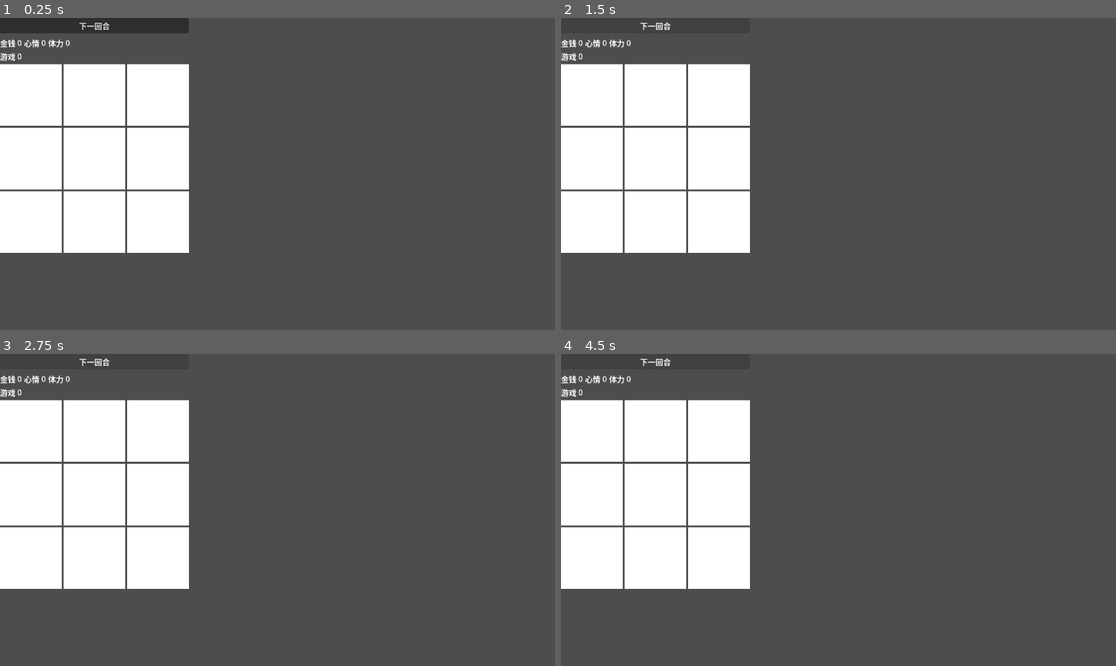
Above: before the commit, frames 1-4 (two rows, left to right).
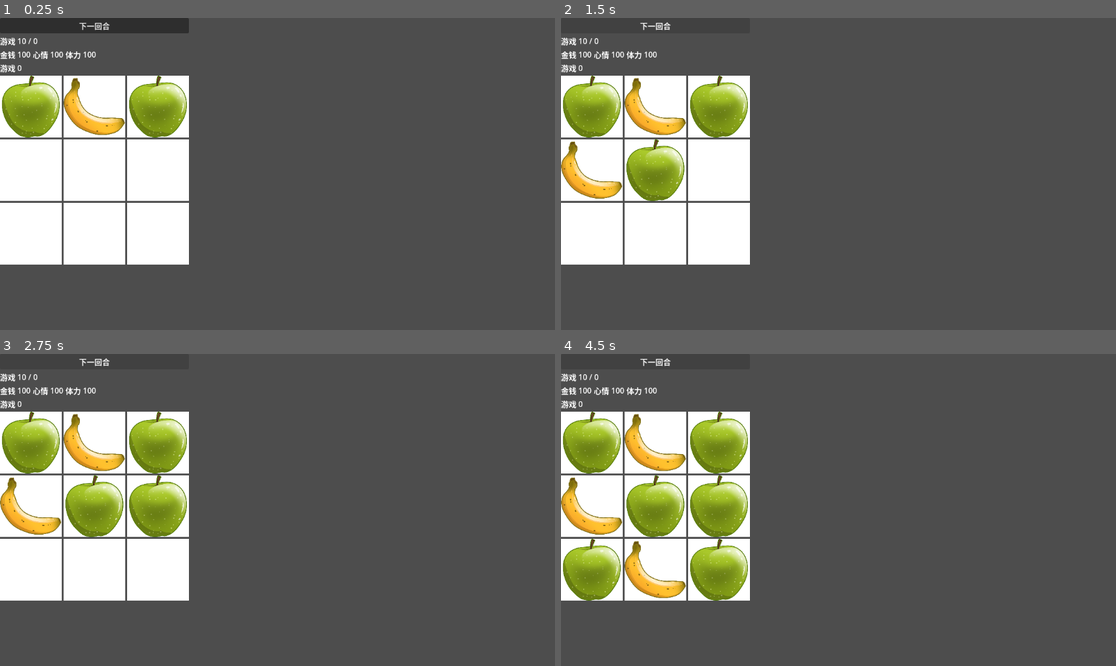
Above: after the commit, the same moments.

Repository: zuiyu1998/life-simulator
Game: Godot game, scene res://test/main_test.tscn
Two runs of this game, one before a commit and one after it. Both use one fixed random seed, a clock stepped at 60 frames per second and the inputs below.
Inputs:
- Up to frame 1 (0.25 s): no input
- Up to frame 2 (1.5 s): click "下一回合" at 0.5 s; click "下一回合" at 1.25 s
- Up to frame 3 (2.75 s): click "下一回合" at 2 s
- Up to frame 4 (4.5 s): tap Enter at 2.75, 4.25 s; tap Space at 3.5 s

The runs differ from the first frame. In frame 1, 7.6% of the frame differs, in the area x 0-35%, y 6-80%; in frame 2, 9.7%; in frame 3, 11%; in frame 4, 14%.
Error before the commit: Parse Error: Identifier "ChessCostHandlerContainer" not declared in the current scope. (res://src/level/level.gd:25)

Commit message:
refactor: 更改ChessGridController

Diff:
--- a/src/chess/gain/gain_handler.gd
+++ b/src/chess/gain/gain_handler.gd
@@ -1,5 +1,5 @@
 class_name GainHandler
 ## 增益处理器
 
-func handle(gain_meta: GainMeta) -> Gain:
+func handle(_gain_meta: GainMeta) -> Gain:
 	return EmptyGain.new()
--- a/src/level/chess_grid/chess_grid.gd
+++ b/src/level/chess_grid/chess_grid.gd
@@ -3,9 +3,6 @@
 class_name ChessGrid
 ## 棋盘，负责棋子增删改查
 ##
-
-signal chess_change
-signal merge(item: Chess)
 
 @export
 var items: Array[Chess] = []
@@ -17,7 +14,6 @@
 
 func set_item(index: int, item: Chess):
 	items[index] = item
-	emit_signal("chess_change", index)
 
 func get_empty_index() -> int:
 	for index in range(0, items.size()):
@@ -28,21 +24,3 @@
 
 func get_item(index: int) -> Chess:
 	return items[index]
-
-# 合并棋子
-func on_drag(index: int, item: Chess) -> bool:
-	var culItem = items.get(index)
-
-	if culItem == null:
-		set_item(index, item)
-		emit_signal("chess_change", index)
-		return true
-
-	if culItem.chess_name == item.chess_name and culItem.level == item.level:
-		var clone = culItem.duplicate()
-		emit_signal("merge", clone)
-		culItem.level += 1
-		emit_signal("chess_change", index)
-		return true
-
-	return false
--- a/src/level/chess_grid/chess_grid_controller.gd
+++ b/src/level/chess_grid/chess_grid_controller.gd
@@ -1,29 +1,49 @@
 class_name ChessGridController
 
-const chess_slot_tscn = preload("res://src/level/chess_grid/chess_slot.tscn")
+signal merge(item: Chess)
 
 var data: ChessGrid = ChessGrid.new()
-var view: ChessGridPanel
 
 var chess_slots: Dictionary = {}
+
+func set_data(v: ChessGrid):
+	data = v
+	update_view()
+
+func set_chess_slot(i: int,v: ChessSlot):
+	chess_slots[str(i)] = v
+
+func on_drag(index: int, item: Chess, drag_index: int) -> bool:
+	var culItem = data.get_item(index)
+
+	if culItem == null:
+		set_item(drag_index, null)
+		set_item(index, item)
+		return true
+
+	if culItem.chess_name == item.chess_name and culItem.level == item.level:
+		var clone = culItem.duplicate()
+		emit_signal("merge", clone)
+		culItem.level += 1
+		set_item(drag_index, null)
+		set_item(index, culItem)
+		return true
+
+	return false
+
+func set_item(index: int, item: Chess):
+	data.set_item(index, item)
+	var slot = chess_slots.get(str(index)) as ChessSlot
+	if slot:
+		slot.update_chess(item)
+
 
 func get_item(index: int) -> Chess:
 	return data.get_item(index)
 
-func set_item_size():
-	pass
 
-func do_init():
-	# 初始化数据
-	var size = view.item_size - data.items.size()
-	if size > 0:
-		for i in range(0, size):
-			data.items.push_back(null)
-	elif size < 0:
-		for i in range(0, -size):
-			data.items.pop_back()
-
-	for i in range(0, view.item_size):
-		var chess_slot = chess_slot_tscn.instantiate()
-		chess_slots.set(str(0), chess_slot)
-		view.add_child(chess_slot)
+func update_view():
+	for index in range(0, data.items.size()):
+		var slot = chess_slots.get(str(index)) as ChessSlot
+		if slot:
+			slot.update_chess(data.get_item(index))
--- a/src/level/chess_grid/chess_grid_panel.gd
+++ b/src/level/chess_grid/chess_grid_panel.gd
@@ -2,34 +2,40 @@
 extends GridContainer
 class_name ChessGridPanel
 
-var controller: ChessGridController
+const chess_slot_tscn = preload("res://src/level/chess_grid/chess_slot.tscn")
+
+var controller: ChessGridController = ChessGridController.new()
 
 @export
 var item_size: int = 9: set = _set_item_size
 
 func _set_item_size(v: int):
 	item_size = v
-	_ensure()
-	controller.set_item_size()
+	var child_count = get_child_count()
+	var count = child_count - item_size
+	if count == 0:
+		for i in range(0, count):
+			var child = get_child(item_size + i)
+			controller.set_chess_slot(i, child)
+	elif count > 0:
+		for i in range(0, count):
+			var child = get_child(item_size + i)
+			remove_child(child)
+			controller.set_chess_slot(item_size + i, null)
 
-func update_chess(index: int, chess: Chess):
-	var chess_slot = get_child(index)
-	if not chess_slot is ChessSlot:
-		return
+		for i in range(0, item_size):
+			var child = get_child(i)
+			controller.set_chess_slot(i, child)
+	else:
+		for i in range(0, child_count):
+			var child = get_child(i)
+			controller.set_chess_slot(i, child)
 
-	if chess is Chess:
-		chess_slot.update_chess_icon(chess.image)
-		chess_slot.update_chess_bg(chess.level)
-	else:
-		chess_slot.update_chess_icon(null)
-		chess_slot.update_chess_bg(0)
+		for i in range(0, -count):
+			var chess_slot = chess_slot_tscn.instantiate() as ChessSlot
+			add_child(chess_slot)
+			controller.set_chess_slot(child_count + i, chess_slot)
 
-func _ensure():
-	if not controller:
-		controller = ChessGridController.new()
-		controller.view = self
 
 func _ready() -> void:
-	_ensure()
-
-	controller.do_init()
+	_set_item_size(item_size)
--- a/src/level/chess_grid/chess_slot.gd
+++ b/src/level/chess_grid/chess_slot.gd
@@ -4,9 +4,24 @@
 @onready var texture_rect: TextureRect = $TextureRect
 @onready var chess_icon: TextureRect = $ChessItem/ChessIcon
 
+var _chess: Chess
+
 # 棋子等级
 # 白1 绿2 绿4  蓝8 蓝16  紫32 紫64 金128 金524 红1024 红2048
 
+func clear():
+	_chess = null
+	update_chess_bg(0)
+	chess_icon.texture = null
+
+func update_chess(p_chess: Chess):
+	if p_chess == null:
+		clear()
+		return
+
+	_chess = p_chess
+	update_chess_bg(_chess.level)
+	chess_icon.texture = _chess.image
 
 func update_chess_bg(level: int):
 	match level:
@@ -30,11 +45,6 @@
 			texture_rect.material.set_shader_parameter("level_color", Vector4(0.5, 0.0, 0.0, 1.0))
 
 
-
-func update_chess_icon(texture: Texture):
-	chess_icon.texture = texture
-
-
 func _can_drop_data(_at_position: Vector2, data: Variant) -> bool:
 	return data is ChessDrag
 
@@ -53,9 +63,8 @@
 	if item_drag.item_index == item_index:
 		chess_icon.texture = item_drag.chess.image
 		return
-	if chess_grid_panel.controller.on_drag(item_index, item_drag.chess):
+	if chess_grid_panel.controller.on_drag(item_index, item_drag.chess, item_drag.item_index):
 		item_drag.success = true
-		chess_grid_panel.controller.set_item(item_drag.item_index, null)
 
 
 # 设置拖动失败的回调
@@ -79,7 +88,6 @@
 
 func _get_drag_data(_at_position: Vector2) -> Variant:
 	var chess_grid_panel = get_parent() as ChessGridPanel
-	print("dddddd")
 
 	if not chess_grid_panel:
 		return null
--- a/src/level/chess_grid/chess_slot.tscn
+++ b/src/level/chess_grid/chess_slot.tscn
@@ -1,8 +1,9 @@
-[gd_scene load_steps=5 format=3 uid="uid://c7soxp5q5siiu"]
+[gd_scene load_steps=6 format=3 uid="uid://c7soxp5q5siiu"]
 
 [ext_resource type="Texture2D" uid="uid://cwjoms3ltxubn" path="res://src/chess/piece-bg.png" id="1_b3tjj"]
 [ext_resource type="Script" uid="uid://b61wmkoimvpyw" path="res://src/level/chess_grid/chess_slot.gd" id="1_laxon"]
 [ext_resource type="Shader" uid="uid://bvhiyrwbouesb" path="res://src/level/chess_grid/chess_slot.gdshader" id="2_hdhtu"]
+[ext_resource type="Texture2D" uid="uid://ctf3vjkcrfa88" path="res://src/level/chess/assets/banana.png" id="4_0pqly"]
 
 [sub_resource type="ShaderMaterial" id="ShaderMaterial_hdhtu"]
 resource_local_to_scene = true
@@ -25,5 +26,6 @@
 [node name="ChessIcon" type="TextureRect" parent="ChessItem"]
 custom_minimum_size = Vector2(128, 128)
 layout_mode = 2
+texture = ExtResource("4_0pqly")
 expand_mode = 1
 stretch_mode = 4
--- a/src/level/level.gd
+++ b/src/level/level.gd
@@ -6,9 +6,10 @@
 @onready var skill_set_panel: SkillSetPanel = $VBoxContainer/SkillSetPanel
 @onready var task_panel: TaskPanel = $VBoxContainer/TaskPanel
 
-# 棋盘
+# 棋盘数据
 @export
-var chess_grid: ChessGrid
+var chess_grid: ChessGrid: set = _set_chess_grid
+
 # 属性列表
 @export
 var skill_set: SkillSet
@@ -22,9 +23,13 @@
 # 关卡状态
 var level_state = LevlState.new()
 # 消费处理器集合
-var chess_cost_handler_container = ChessCostHandlerContainer.new()
+var cost_handler_container = CostHandlerContainer.new()
 # 增益处理器集合
-var chess_gain_handler_container = ChessGainHandlerContainer.new()
+var gain_handler_container = GainHandleContainer.new()
+
+
+func _set_chess_grid(v: ChessGrid):
+	chess_grid = v
 
 
 func update_health(v: int):
@@ -40,10 +45,10 @@
 
 
 func init_chess_cost_handler_container():
-	chess_cost_handler_container.register("money",MoneyChessCostHandler.new_handler(level_state))
+	pass
 
 
-func on_skill_update(skill_name: String, value: int):
+func on_skill_update(skill_name: String, _value: int):
 	match skill_name:
 		"game":
 			var event = TaskEvent.new()
@@ -57,9 +62,7 @@
 
 
 func init_chess_gain_handler_container():
-	var game_handler = GameChessGainHandler.new_handler(skill_set)
-	game_handler.skill_update.connect(on_skill_update)
-	chess_gain_handler_container.register("game", game_handler)
+	pass
 
 
 func update_skill(skill:Skill):
@@ -73,6 +76,10 @@
 
 
 func _ready() -> void:
+	# 绑定棋盘的控制器
+	chess_grid_panel.controller.set_data(chess_grid)
+	chess_grid_panel.controller.merge.connect(handle_merge)
+
 	do_init()
 	chess_spawner.reset_start_end()
 
@@ -93,34 +100,20 @@
 	update_money(level_state.money)
 
 
-
-	for index in chess_grid.items.size():
-		var item = chess_grid.items.get(index)
-		if item is Chess:
-			chess_grid_panel.update_chess(index, item)
-
-
 func update_chess(index: int):
 	var item = chess_grid.get_item(index)
 	chess_grid_panel.update_chess(index, item)
 
 
-func handle_merge(chess: Chess):
-	for cost in chess.costs:
-		var handler = chess_cost_handler_container.get_handler(cost.cost_name)
-		if handler is ChessCostHandler:
-			handler.handle(cost)
-
-	for gain in chess.gains:
-		var handler = chess_gain_handler_container.get_handler(gain.skill_name)
-		if handler is ChessGainHandler:
-			handler.handle(gain)
+func handle_merge(_chess: Chess):
+	print("[chess]", _chess)
+	pass
 
 
 func _on_button_pressed() -> void:
 	var chess = chess_spawner.get_chess()
 	var empty_index = chess_grid.get_empty_index()
 	if empty_index != -1:
-		chess_grid.set_item(empty_index, chess)
+		chess_grid_panel.controller.set_item(empty_index, chess)
 	else:
 		printerr("行动已满")
